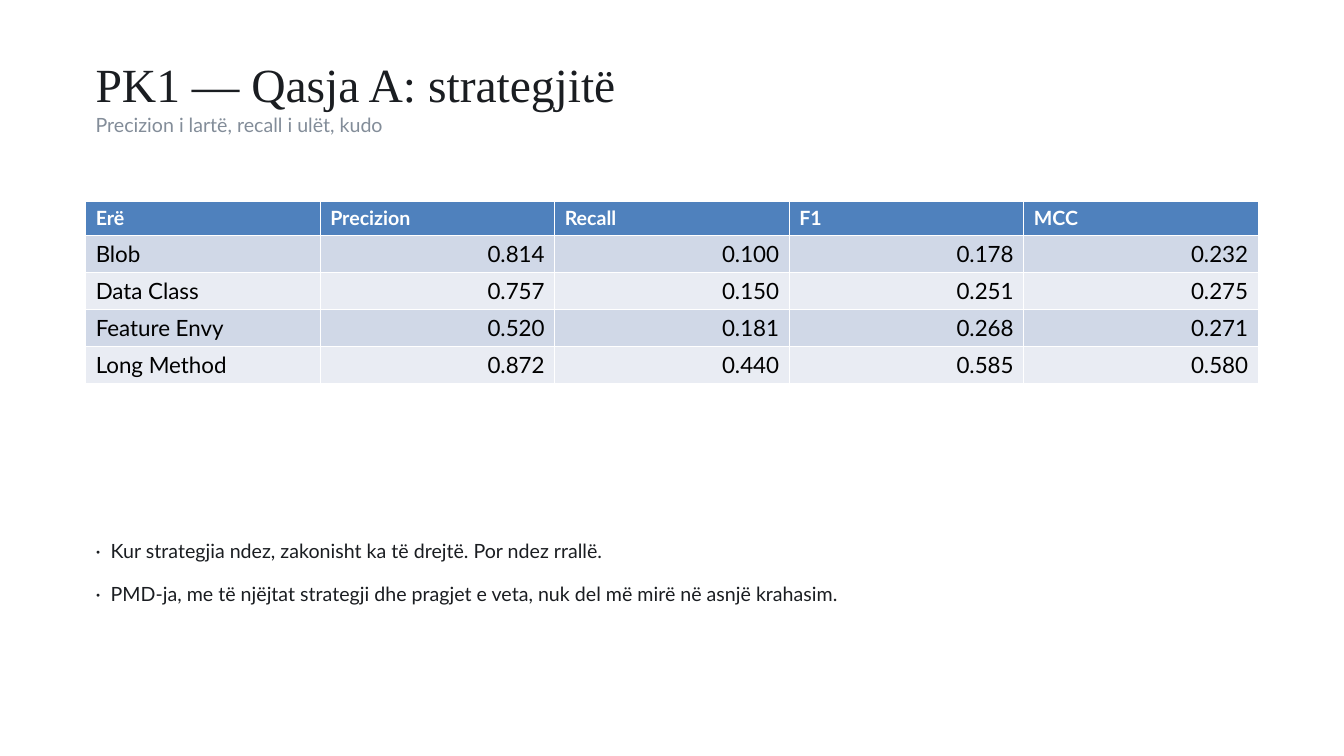
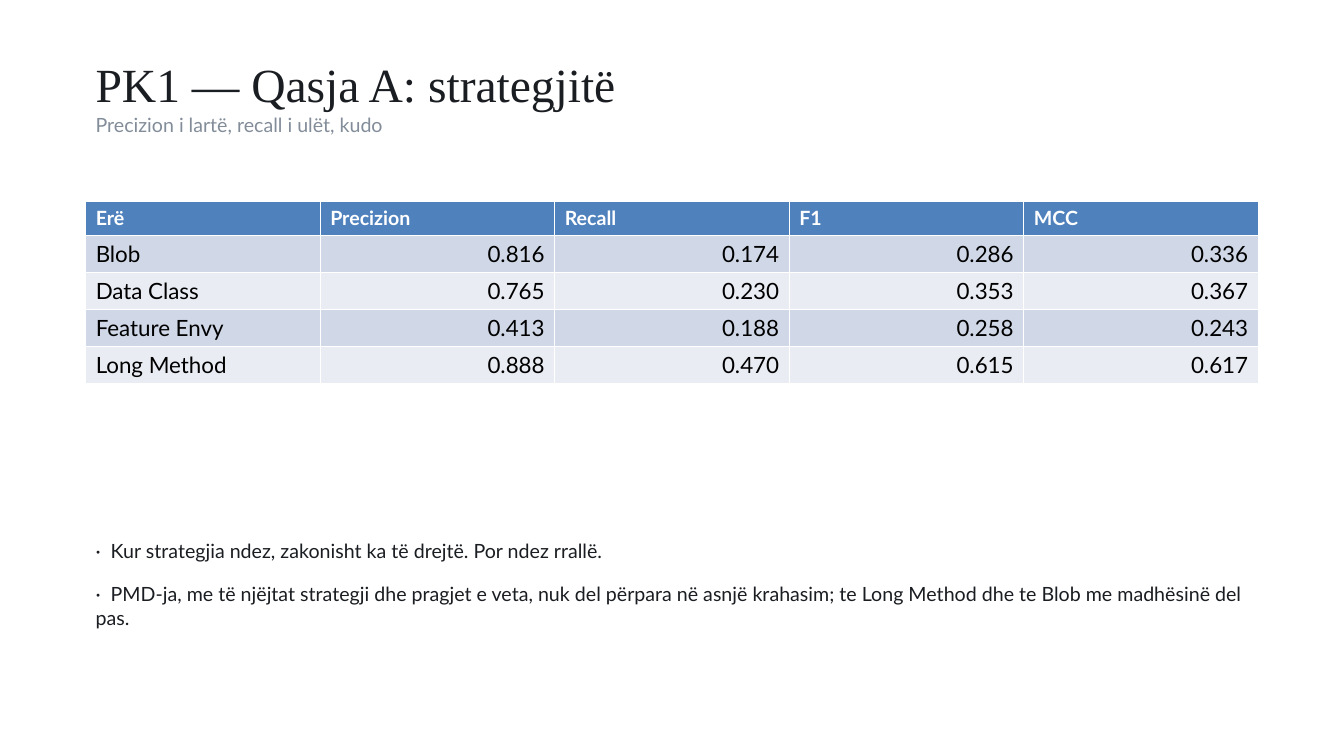
Before and after one commit to FlorentLatifi/Code-Smell-Detection-and-Refactoring-Recommendations, a slide deck: slide 7 of docs/thesis/Prezantimi_Florent_Latifi.pptx. Drawn at 1344x756 pixels with LibreOffice and Linux fonts; fonts in the diff are those of the drawing. Boxes give left, top, right and bottom in pixels: in the first picture for what was removed or moved away, otherwise in the second. Text is boxed around its words. In the diff, an @@ line names an element or a change of style, - is before the commit and + after.

```diff
--- a/docs/thesis/Prezantimi_Florent_Latifi.pptx
+++ b/docs/thesis/Prezantimi_Florent_Latifi.pptx
@@ table at (86,202,1260,381) @@
-row 2: Blob | 0.814 | 0.100 | 0.178 | 0.232
+row 2: Blob | 0.816 | 0.174 | 0.286 | 0.336
-row 3: Data Class | 0.757 | 0.150 | 0.251 | 0.275
+row 3: Data Class | 0.765 | 0.230 | 0.353 | 0.367
-row 4: Feature Envy | 0.520 | 0.181 | 0.268 | 0.271
+row 4: Feature Envy | 0.413 | 0.188 | 0.258 | 0.243
-row 5: Long Method | 0.872 | 0.440 | 0.585 | 0.580
+row 5: Long Method | 0.888 | 0.470 | 0.615 | 0.617
@@ text at (96,586,1241,629): text changed @@
-· PMD-ja, me të njëjtat strategji dhe pragjet e veta, nuk del më mirë në asnjë krahasim.
+· PMD-ja, me të njëjtat strategji dhe pragjet e veta, nuk del përpara në asnjë krahasim; te Long Method dhe te Blob me madhësinë del pas.
```
Also in this commit, not shown: 5 other slides changed, 3 other files.
